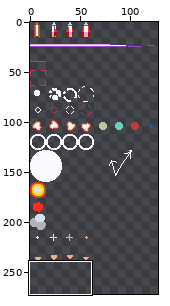
Two versions of one sprite sheet, src/resource/img/bulletPattern.png. The first picture is a wide view before the edit; the outline marks the close-up.
Close-up. Earlier state:
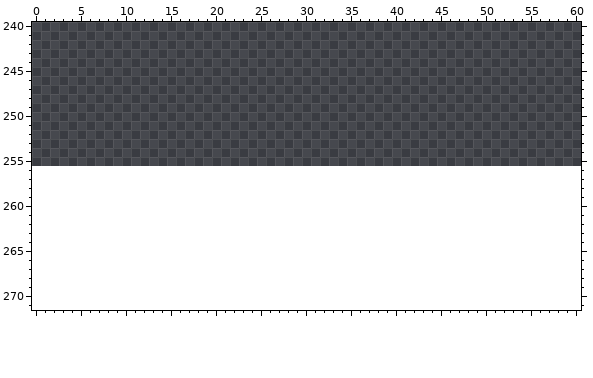
The file is 128x256 pixels. Shown: x 0..60, y 240..271. The old version is drawn lined up with the new one, on the new canvas. The wide view leaves out empty margins. The commit also changed other parts of the picture, which this record leaves out.
The same view after the edit:
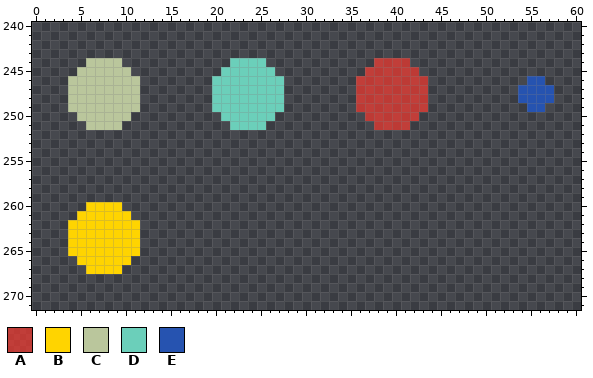
Palette (. is transparent): A #ff392ea9  B #ffd400  C #bac69c  D #6bcfba  E #2653b0
The edit:
canvas 128x256 -> 128x300
y 244: x 6..9 .... -> CCCC; x 22..25 .... -> DDDD; x 38..41 .... -> AAAA
y 245: x 5..10 ...... -> CCCCCC; x 21..26 ...... -> DDDDDD; x 37..42 ...... -> AAAAAA
y 246: x 4..11 ........ -> CCCCCCCC; x 20..27 ........ -> DDDDDDDD; x 36..43 ........ -> AAAAAAAA; x 55..56 .. -> EE
y 247..248: x 4..11 ........ -> CCCCCCCC; x 20..27 ........ -> DDDDDDDD; x 36..43 ........ -> AAAAAAAA; x 54..57 .... -> EEEE
y 249: x 4..11 ........ -> CCCCCCCC; x 20..27 ........ -> DDDDDDDD; x 36..43 ........ -> AAAAAAAA; x 55..56 .. -> EE
y 250: x 5..10 ...... -> CCCCCC; x 21..26 ...... -> DDDDDD; x 37..42 ...... -> AAAAAA
y 251: x 6..9 .... -> CCCC; x 22..25 .... -> DDDD; x 38..41 .... -> AAAA
y 260: x 6..9 .... -> BBBB
y 261: x 5..10 ...... -> BBBBBB
y 262..265: x 4..11 ........ -> BBBBBBBB
y 266: x 5..10 ...... -> BBBBBB
y 267: x 6..9 .... -> BBBB
Pixel boxes of the changes (left, top, right, bottom) in both close-ups:
added: (68, 58, 140, 130)
added: (212, 58, 284, 130)
added: (356, 58, 428, 130)
added: (518, 76, 554, 112)
added: (68, 202, 140, 274)
